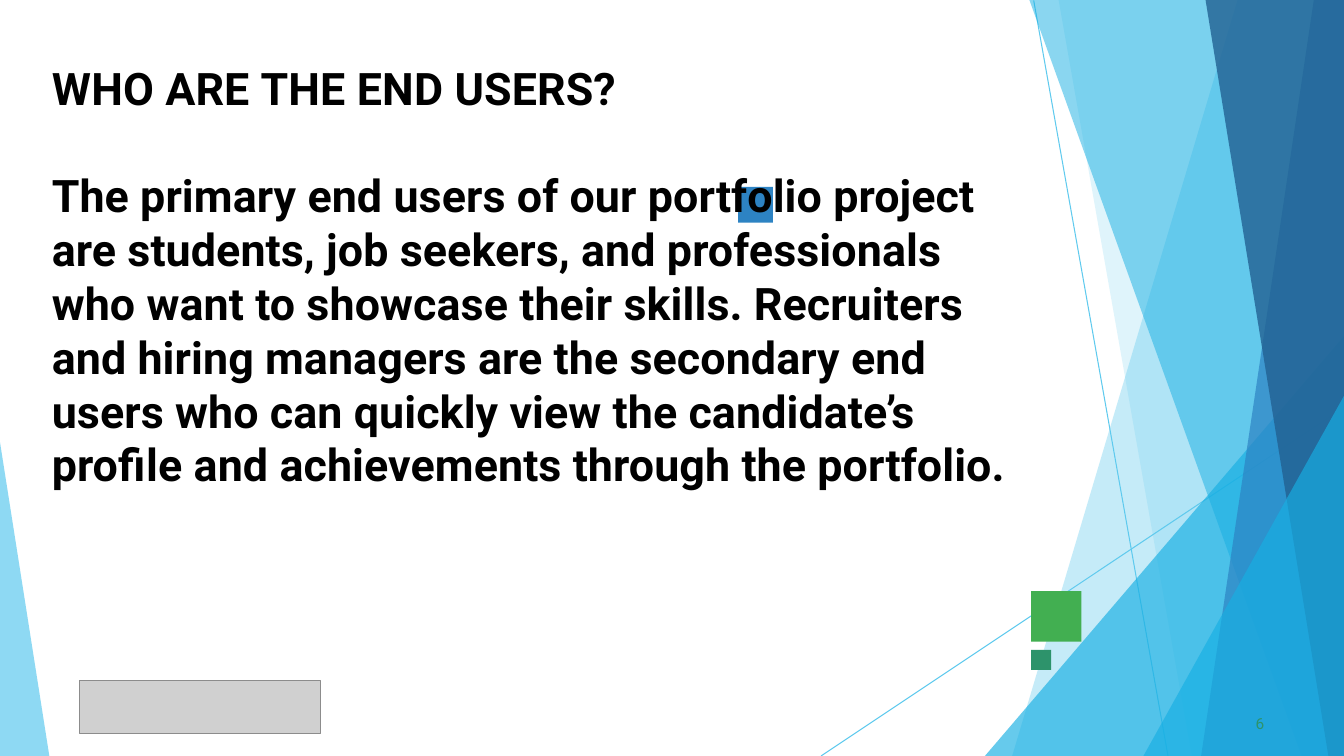
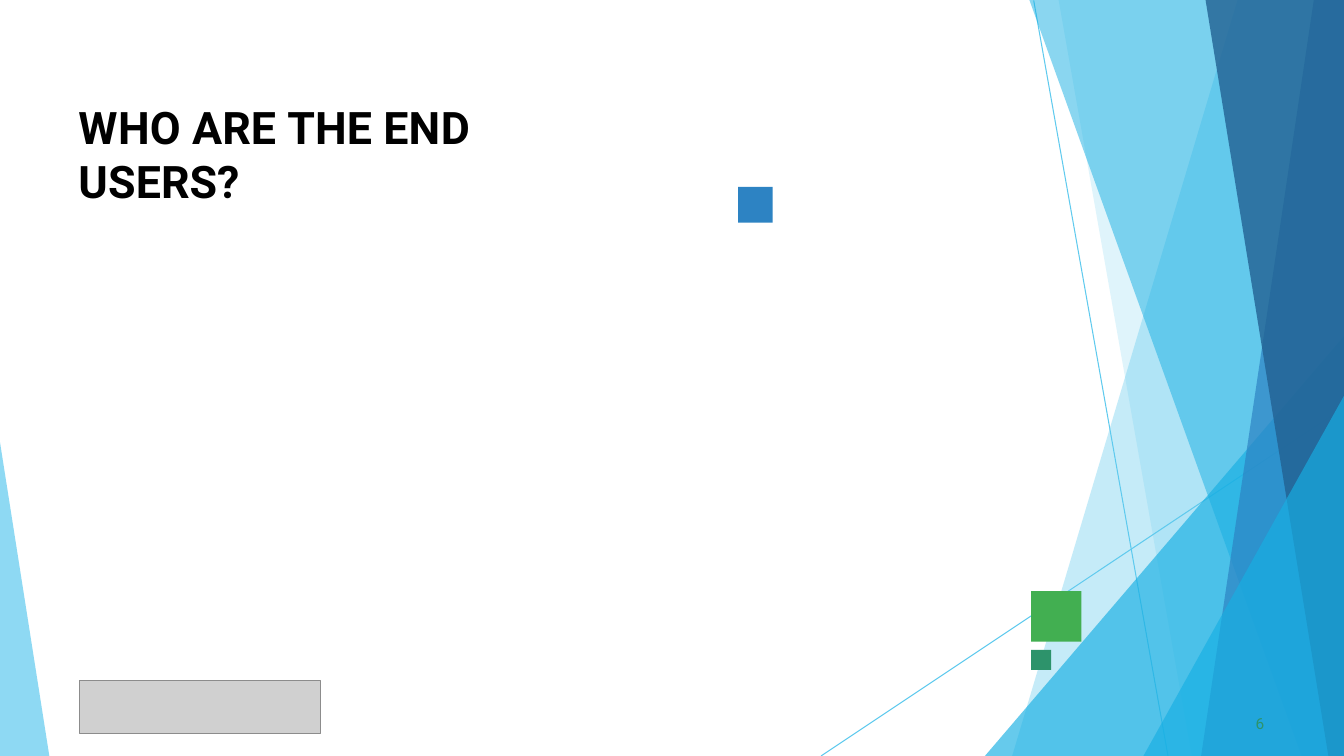
Before and after one commit to kathir13102005/Kathir, a slide deck: slide 6 of PPT FWD TNSDC 2025.pptx. Drawn at 1344x756 pixels with LibreOffice and Linux fonts; fonts in the diff are those of the drawing; grey boxes stand for pictures. Boxes give left, top, right and bottom in pixels: in the first picture for what was removed or moved away, otherwise in the second. Text is boxed around its words. In the diff, an @@ line names an element or a change of style, - is before the commit and + after.

```diff
--- a/PPT FWD TNSDC 2025.pptx
+++ b/PPT FWD TNSDC 2025.pptx
@@ title removed at (52,72,1004,491) @@
-WHO ARE THE END USERS?
-The primary end users of our portfolio project are students, job seekers, and professionals who want to showcase their skills. Recruiters and hiring managers are the secondary end users who can quickly view the candidate’s profile and achievements through the portfolio.
@@ title added at (78,111,470,199), 32 pt, text #000000, bold @@
+WHO ARE THE END USERS?
```
Also in this commit, not shown: 8 other slides changed, 2 slides added, 2 slides removed.
